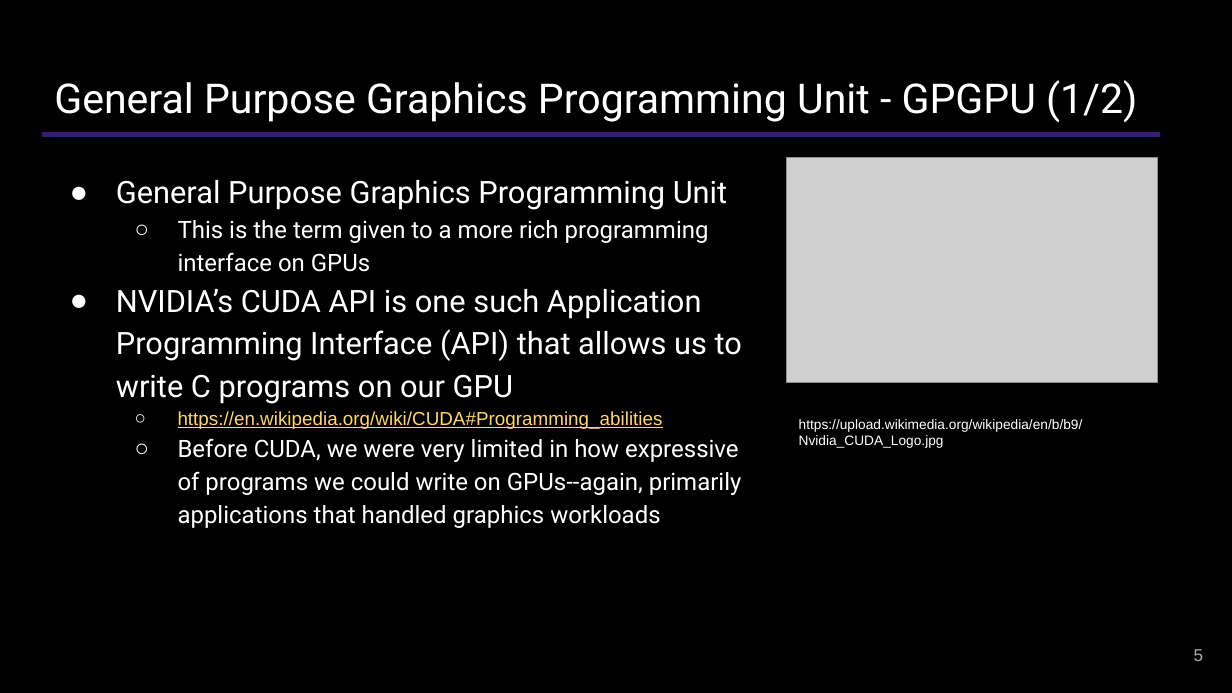
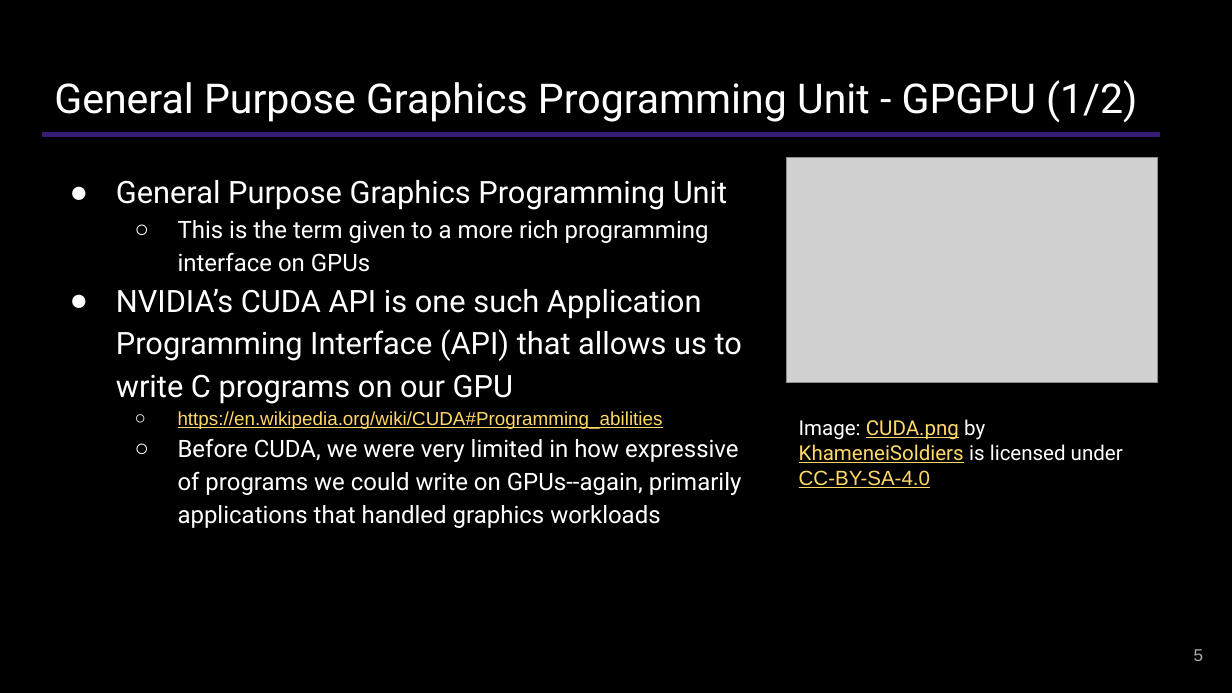
Before and after one commit to shodor-education/petascale-semester-curriculum, a slide deck: slide 5 of units/7/lessons/1/resources/petascale-lesson-7.1-slides.pptx. Drawn at 1232x693 pixels with LibreOffice and Linux fonts; fonts in the diff are those of the drawing; grey boxes stand for pictures. Boxes give left, top, right and bottom in pixels: in the first picture for what was removed or moved away, otherwise in the second. Text is boxed around its words. In the diff, an @@ line names an element or a change of style, - is before the commit and + after.

```diff
--- a/units/7/lessons/1/resources/petascale-lesson-7.1-slides.pptx
+++ b/units/7/lessons/1/resources/petascale-lesson-7.1-slides.pptx
@@ text at (x1=799, y1=419, x2=1123, y2=488): text changed; size 8 to 12 pt; font Arial to Roboto; text colour #FFFFFF to #FFD966 @@
-https://upload.wikimedia.org/wikipedia/en/b/b9/Nvidia_CUDA_Logo.jpg
+Image: CUDA.png by KhameneiSoldiers is licensed under CC-BY-SA-4.0
```
Also in this commit, not shown: 8 other slides changed.
